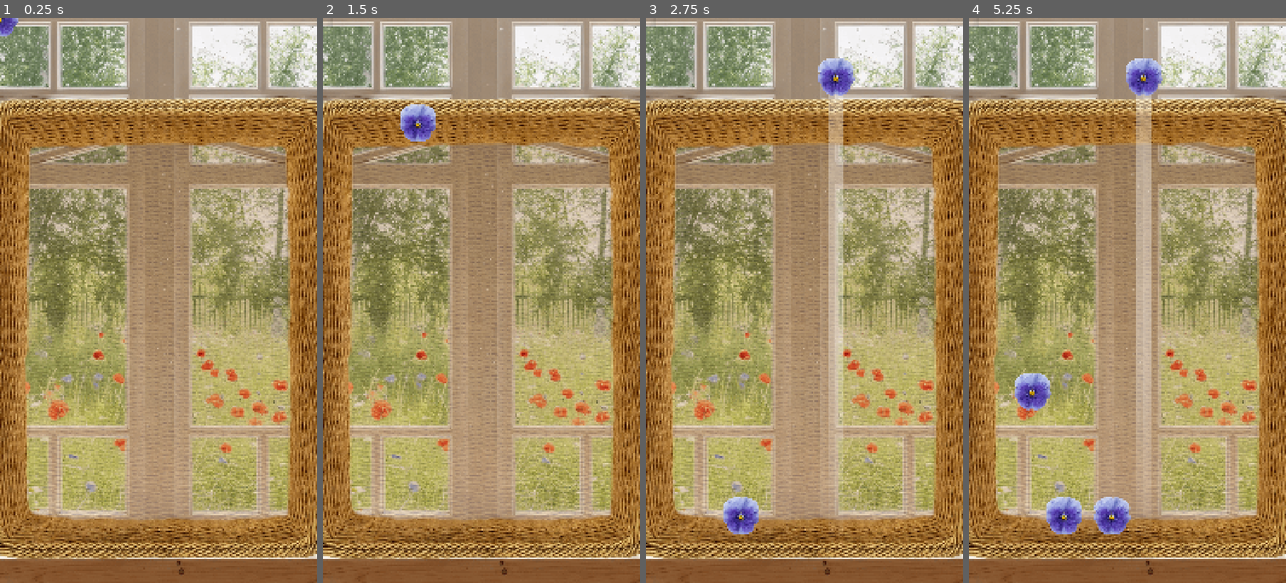
Above: before the commit, frames 1-4 (left to right).
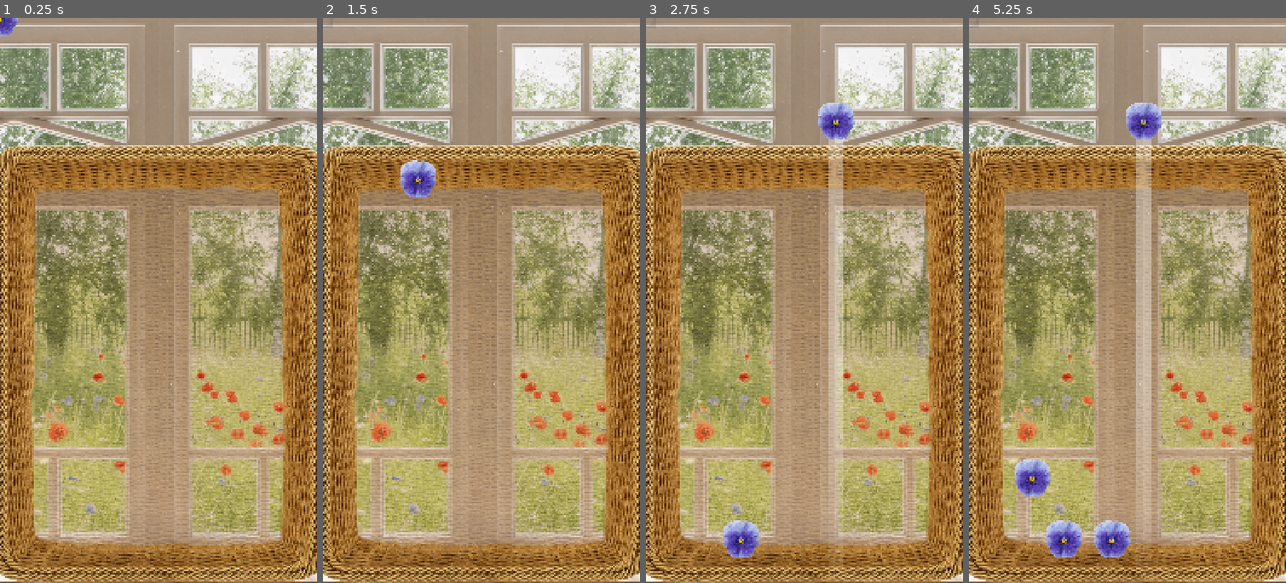
Above: after the commit, the same moments.

Repository: justkuzan/SuikaGame
Game: Godot game, scene res://Core/Level/Level.tscn
The game is run twice, just before and just after one commit, with the same random seed, the same clock (stepped at 60 frames per second) and the same inputs.
Inputs (mouse positions are in pixels of both pictures, inside the frame that each line leads up to):
- Up to frame 1 (0.25 s): no input
- Up to frame 2 (1.5 s): tap Enter at 0.5 s; move the mouse to (551, 272) at 0.52 s; press the mouse at (551, 272) at 0.53 s; tap Space at 1.25 s; move the mouse to (418, 328) at 1.27 s; release the mouse at (418, 328) at 1.28 s; click (418, 328) at 1.35 s
- Up to frame 3 (2.75 s): move the mouse to (836, 176) at 2.02 s; press the mouse at (836, 176) at 2.03 s
- Up to frame 4 (5.25 s): move the mouse to (1111, 413) at 2.77 s; release the mouse at (1111, 413) at 2.78 s; click (1111, 413) at 2.85 s; move the mouse to (1222, 385) at 3.52 s; press the mouse at (1222, 385) at 3.53 s; move the mouse to (1032, 215) at 4.27 s; release the mouse at (1032, 215) at 4.28 s; click (1032, 215) at 4.35 s; move the mouse to (1143, 300) at 5.02 s; press the mouse at (1143, 300) at 5.03 s

The runs differ from the first frame. In frame 1, 59% of the frame differs, in the area x 0-100%, y 0-100%; in frame 2, 59%; in frame 3, 59%; in frame 4, 61%.

Commit message:
Refactor: update basket constraints and flower spawner position
Reduced basket borders (left, right, bottom) to shrink the play area.

Increased gameplay difficulty due to the narrower container.

Lowered flower spawner Y-position from 200 to 350 to provide more space for the UI.

Diff:
--- a/Core/Board/Board.tscn
+++ b/Core/Board/Board.tscn
@@ -14,18 +14,18 @@
 physics_material_override = SubResource("PhysicsMaterial_0n6ah")
 
 [node name="Box" type="Sprite2D" parent="." unique_id=2013337957]
-position = Vector2(540, 1054)
-scale = Vector2(2, 2)
+position = Vector2(540, 1172)
+scale = Vector2(1.9, 1.9)
 texture = ExtResource("3_q74st")
 
 [node name="left" type="CollisionShape2D" parent="." unique_id=862982334]
-position = Vector2(-2.5, 957.20013)
+position = Vector2(29, 957.20013)
 shape = SubResource("RectangleShape2D_wor16")
 
 [node name="right" type="CollisionShape2D" parent="." unique_id=1095705318]
-position = Vector2(1085.5, 957.20013)
+position = Vector2(1052, 957.20013)
 shape = SubResource("RectangleShape2D_wor16")
 
 [node name="floor" type="CollisionShape2D" parent="." unique_id=703919177]
-position = Vector2(548, 1753)
+position = Vector2(548, 1834)
 shape = SubResource("WorldBoundaryShape2D_fw4ib")
--- a/Core/Level/Level.tscn
+++ b/Core/Level/Level.tscn
@@ -18,11 +18,10 @@
 metadata/_edit_lock_ = true
 
 [node name="Background" type="Sprite2D" parent="." unique_id=1532605914]
-position = Vector2(540, 960)
+position = Vector2(540, 1034)
 scale = Vector2(1.995, 1.995)
 texture = ExtResource("2_eotdc")
 offset = Vector2(0.025, 0)
-metadata/_edit_lock_ = true
 
 [node name="Board" parent="." unique_id=219081279 instance=ExtResource("3_sgdpc")]
 
--- a/Core/MergeEffects/MergeEffects.tscn
+++ b/Core/MergeEffects/MergeEffects.tscn
@@ -19,6 +19,7 @@
 [node name="PetalParticles" type="CPUParticles2D" parent="." unique_id=1541622677]
 material = SubResource("CanvasItemMaterial_1qfhv")
 emitting = false
+amount = 6
 lifetime = 0.75
 one_shot = true
 explosiveness = 1.0
--- a/Core/Spawner/Spawner.gd
+++ b/Core/Spawner/Spawner.gd
@@ -2,8 +2,8 @@
 class_name Spawner
 
 const FLOWER = preload("uid://daiia8h0goc0c")
-const POS_LIM_MIN: Vector2 = Vector2(110.0, 200.0)
-const POS_LIM_MAX: Vector2 = Vector2(970.0, 200.0)
+const POS_LIM_MIN: Vector2 = Vector2(110.0, 350.0)
+const POS_LIM_MAX: Vector2 = Vector2(970.0, 350.0)
 
 @export var flowers_container: Node2D
 @export var spawn_controller: SpawnController
@@ -47,7 +47,7 @@
 	flower.reparent(flowers_container)
 	flower.set_collision_mask_value(1, true)
 	flower.freeze = false
-	flower.linear_velocity = Vector2(0, 750)
+	flower.linear_velocity = Vector2(0, 1000)
 	flower = null
 	spawn_timer.start()
 
--- a/Core/Spawner/Spawner.tscn
+++ b/Core/Spawner/Spawner.tscn
@@ -24,8 +24,4 @@
 scale = Vector2(0.8, 24)
 texture = SubResource("GradientTexture2D_w6knh")
 
-[node name="DropSound" type="AudioStreamPlayer" parent="." unique_id=1109619998]
-volume_db = -20.0
-pitch_scale = 2.08
-
 [connection signal="timeout" from="SpawnTimer" to="." method="_on_spawn_timer_timeout"]
--- a/project.godot
+++ b/project.godot
@@ -31,7 +31,6 @@
 
 window/size/viewport_width=1080
 window/size/viewport_height=1920
-window/size/mode=2
 window/size/window_width_override=400
 window/size/window_height_override=700
 window/stretch/mode="canvas_items"
